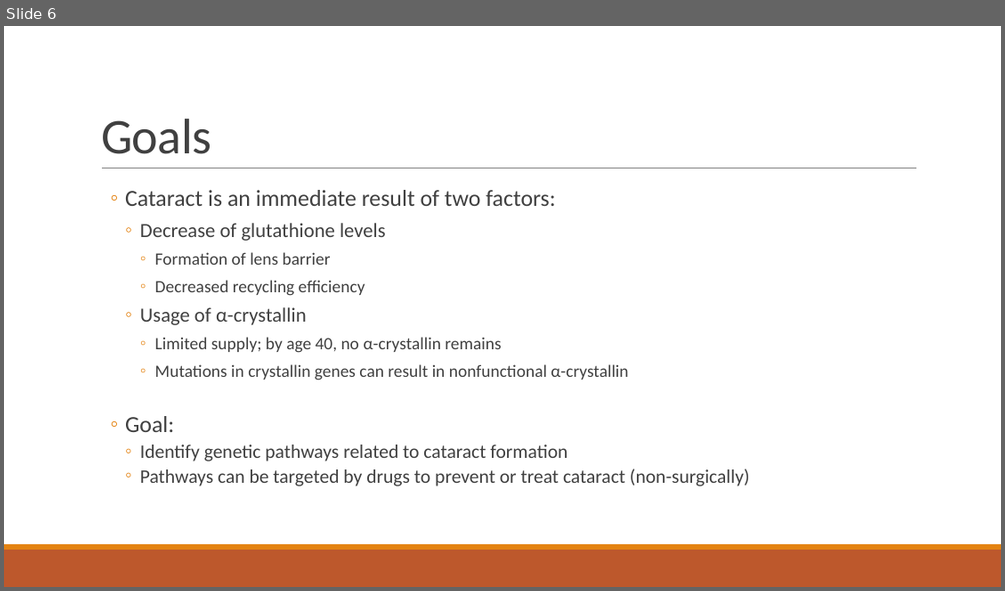
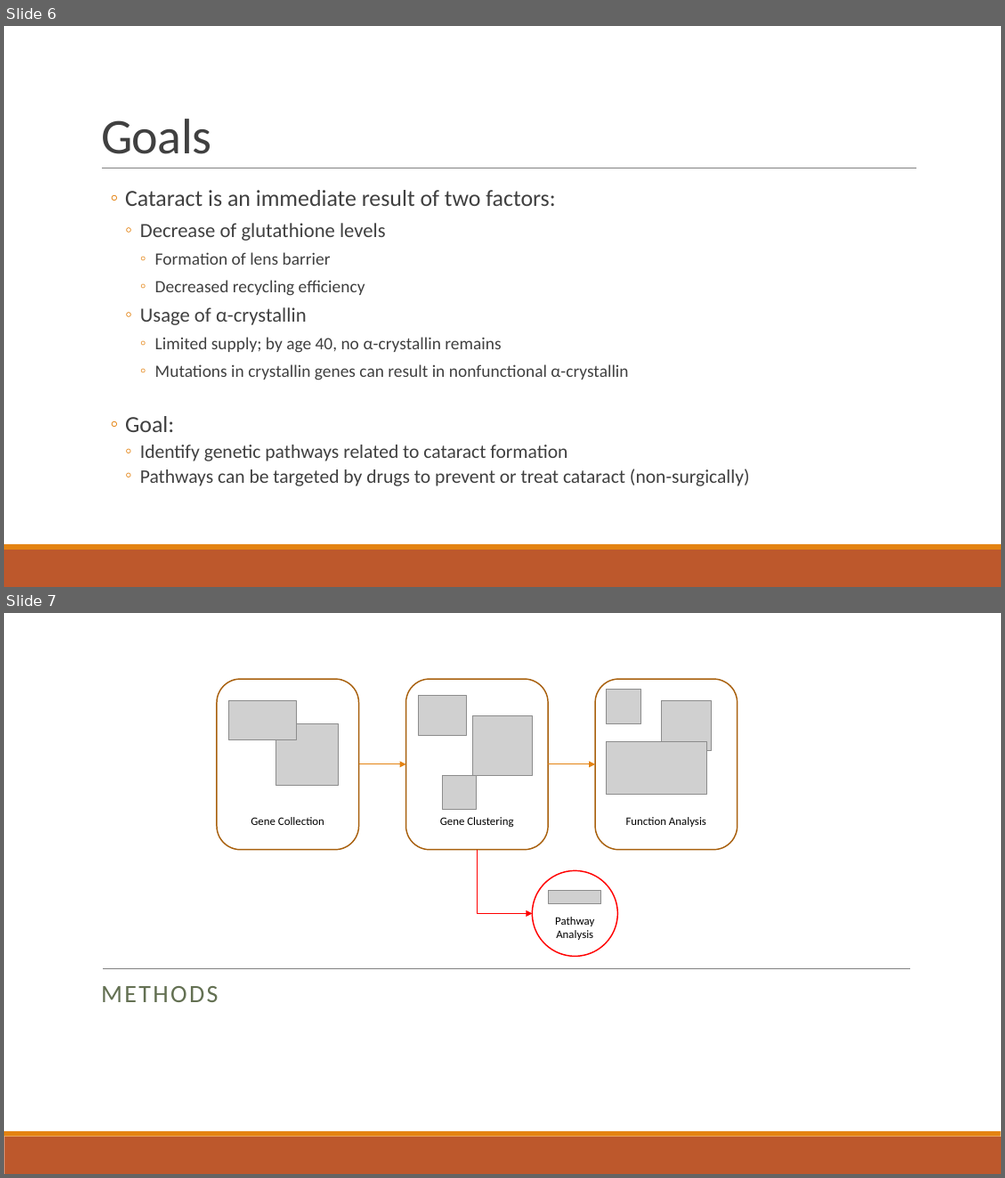
Before and after one commit to dyaom/REHS-2019, a slide deck: Cataract.pptx. Shown one above the other, each under a label of ours: slide 6 before the commit, slides 6 and 7 after it. The pictures are 1005x591 and 1005x1178 pixels, drawn with LibreOffice and Linux fonts; fonts in the diff are those of the drawing; grey boxes stand for pictures. Boxes give left, top, right and bottom in pixels: in the first picture for what was removed or moved away, otherwise in the second. Text is boxed around its words. In the diff, an @@ line names an element or a change of style, - is before the commit and + after.

```diff
--- a/Cataract.pptx
+++ b/Cataract.pptx
@@ slide 7 added at [4, 613, 1001, 1174], background #FFFFFF; not listed: 2 template elements that a slide beside it also shows @@
@@ group added at [217, 679, 737, 957]: 9 pictures, 3 rounded rectangles, 2 arrows, 1 ellipse, 1 elbow arrow @@
+Gene Collection
+Gene Clustering
+Function Analysis
+Pathway Analysis
@@ text added at [101, 986, 218, 1002], 24 pt, text #637052 @@
+METHODS
@@ line added from (103, 968) to (910, 968), #808080 0.5 pt @@
```
Also in this commit, not shown: 7 slides changed, 2 other slides added, 1 slide removed, 2 other files.
